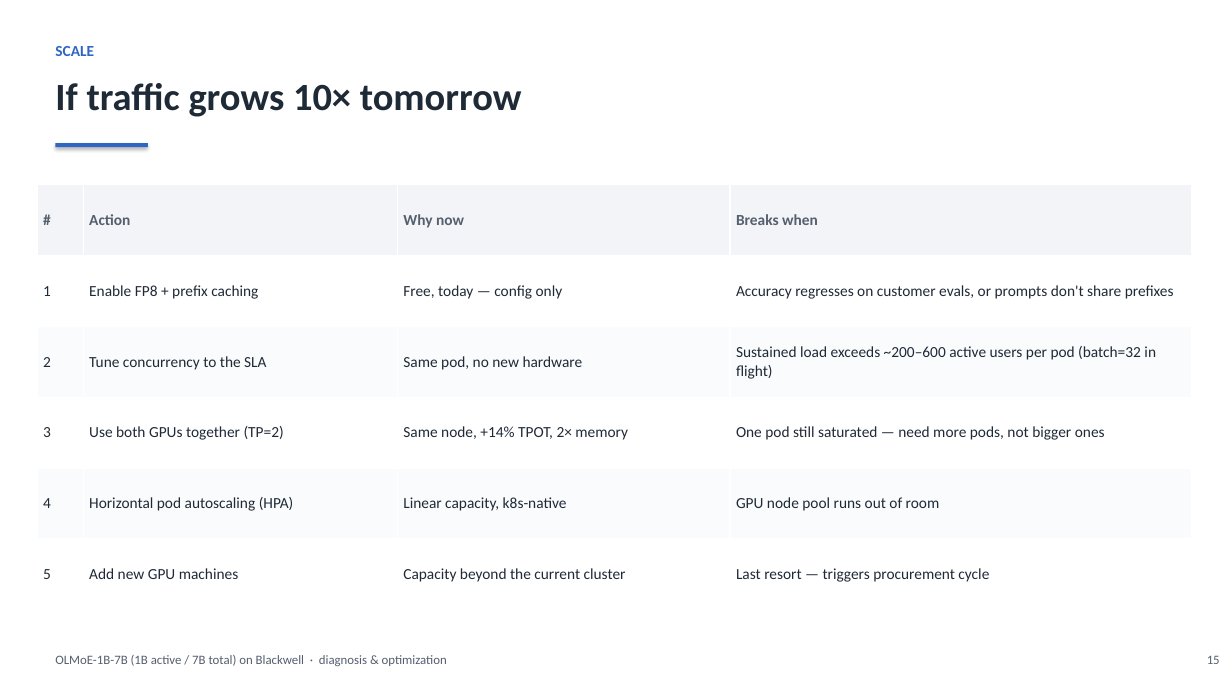
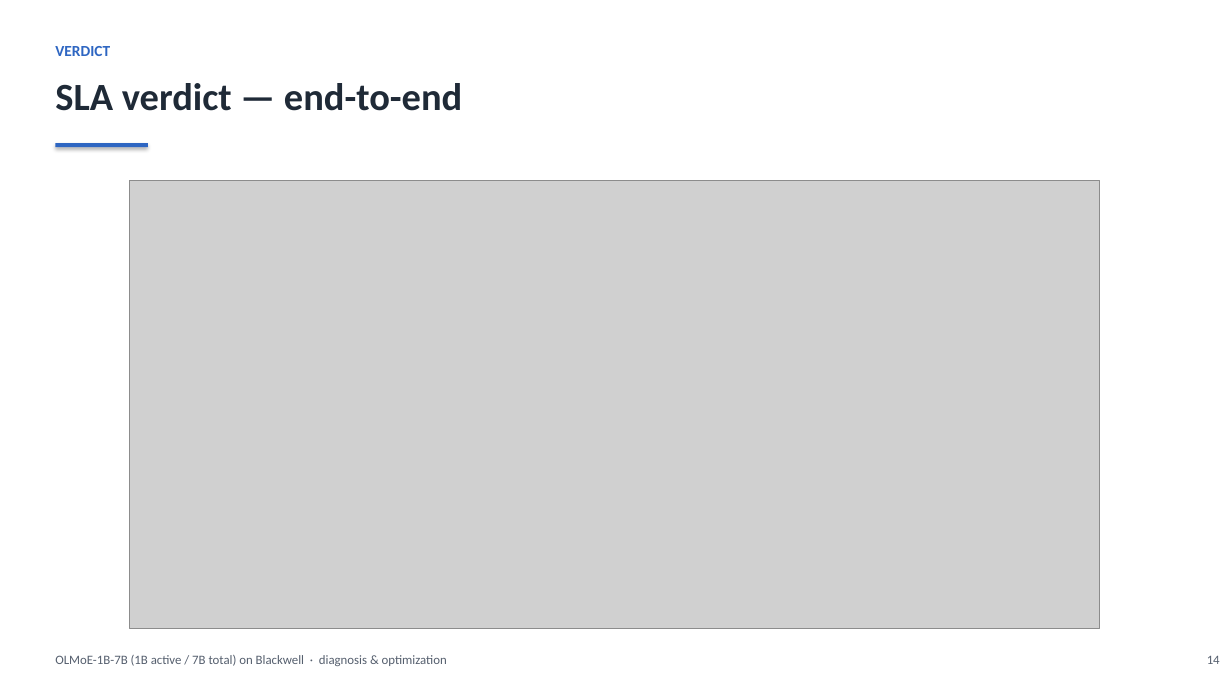
Before and after one commit to harishvs/moe-inference-optimize, a slide deck: slide 14 of talk/deck.pptx (slide 15 before the commit). Drawn at 1232x693 pixels with LibreOffice and Linux fonts; fonts in the diff are those of the drawing; grey boxes stand for pictures. Boxes give left, top, right and bottom in pixels: in the first picture for what was removed or moved away, otherwise in the second. Text is boxed around its words. In the diff, an @@ line names an element or a change of style, - is before the commit and + after.

Commit message:
deck changes

```diff
--- a/talk/deck.pptx
+++ b/talk/deck.pptx
@@ text at (55,46,110,56): text changed @@
-SCALE
+VERDICT
@@ text at (55,83,462,111): text changed @@
-If traffic grows 10× tomorrow
+SLA verdict — end-to-end
@@ table removed at (37,185,1192,610), 6 rows, 4 columns @@
-# | Action | Why now | Breaks when
-1 | Enable FP8 + prefix caching | Free, today — config only | Accuracy regresses on customer evals, or prompts don't share prefixes
-2 | Tune concurrency to the SLA | Same pod, no new hardware | Sustained load exceeds ~200–600 active users per pod (batch=32 in flight)
-3 | Use both GPUs together (TP=2) | Same node, +14% TPOT, 2× memory | One pod still saturated — need more pods, not bigger ones
-4 | Horizontal pod autoscaling (HPA) | Linear capacity, k8s-native | GPU node pool runs out of room
-5 | Add new GPU machines | Capacity beyond the current cluster | Last resort — triggers procurement cycle
@@ picture added at (129,180,1100,628) @@
@@ text at (1207,656,1220,664): text changed @@
-15
+14
```
Also in this commit, not shown: 13 other slides changed, 2 slides added, 1 slide removed, 7 other files.
